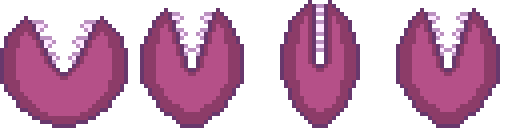
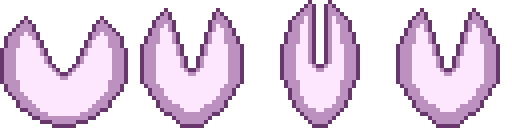
Comparing the layer stacks of the two 512px x 128px images. Changes:
added layer "Layer 8" above "Layer 7" over [284, 4, 356, 124]
added layer "Layer 7" above "Layer 6" over [400, 12, 496, 124]
added layer "Layer 6" above "Layer 5" over [144, 12, 240, 124]
added layer "Layer 5" above "Layer 4" over [4, 20, 124, 124]
hid "Layer 4", painted on it over [284, 4, 496, 124]
hid "Layer 3", painted on it over [284, 4, 496, 124]
hid "Layer 2", painted on it over [144, 12, 240, 124]
hid "Layer 1", painted on it over [4, 20, 124, 124]
